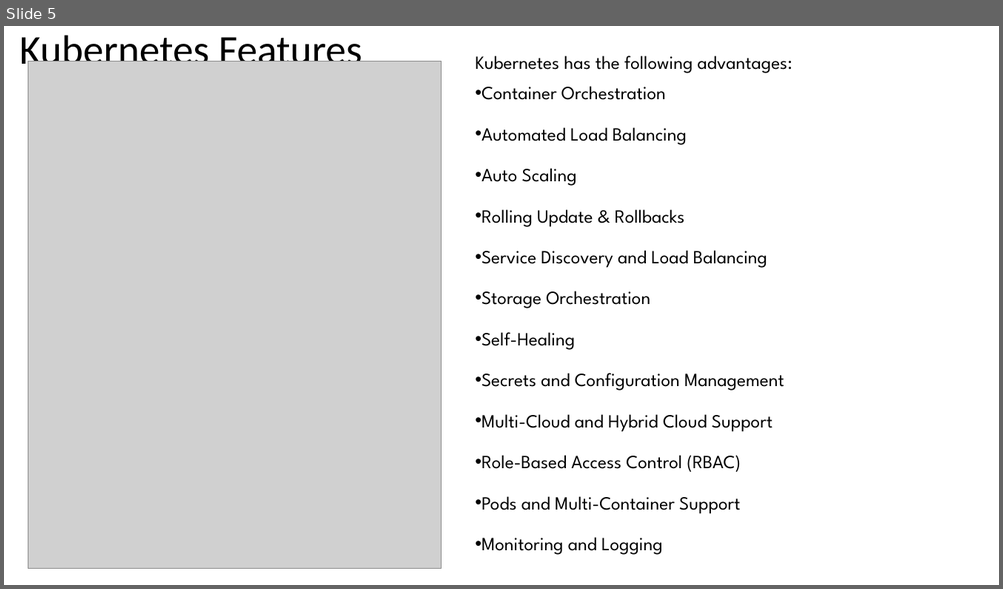
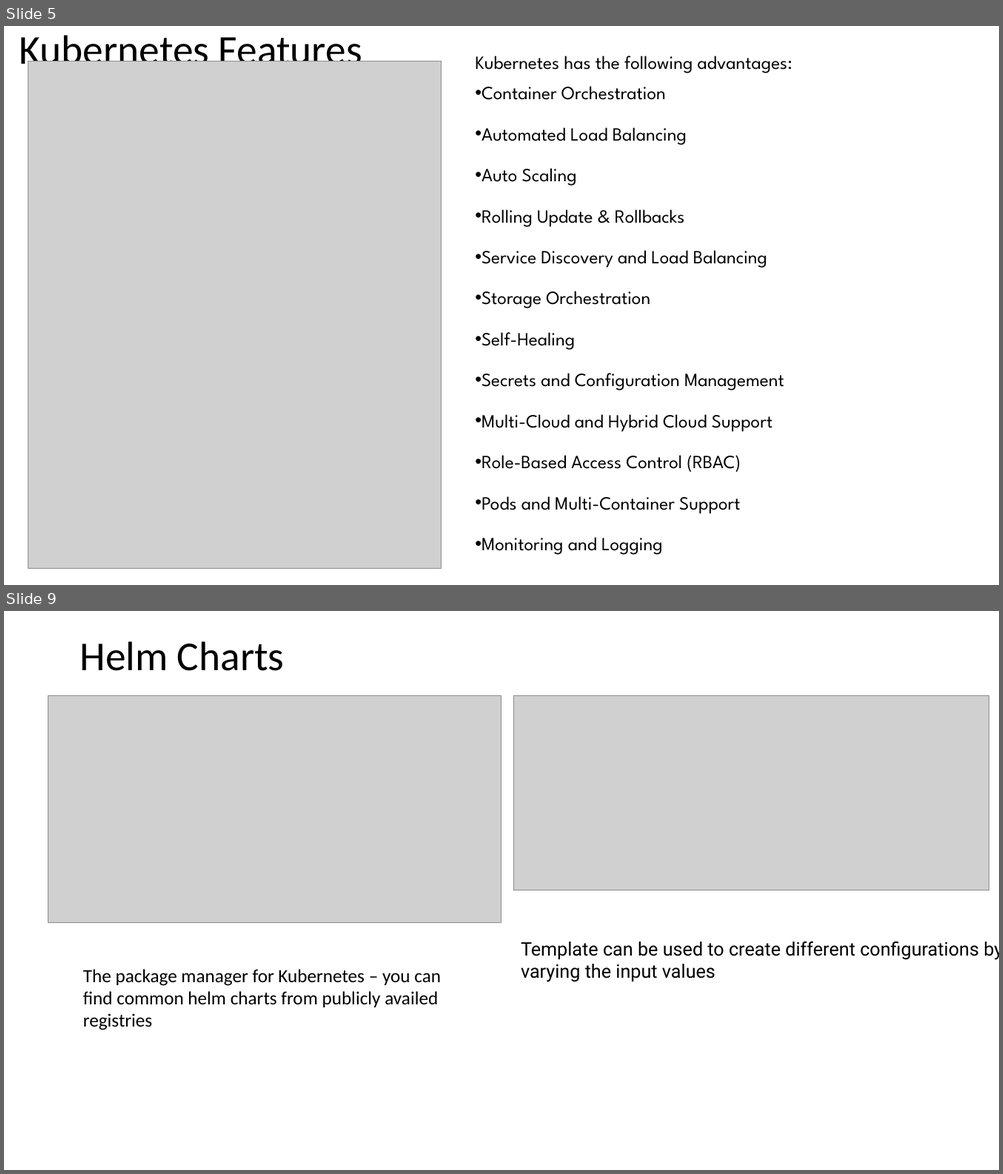
Before and after one commit to as6485/technology, a slide deck: Container Technologies.pptx. Shown one above the other, each under a label of ours: slide 5 before the commit, slides 5 and 9 after it; the slides between them are not shown. The pictures are 1003x589 and 1003x1174 pixels, drawn with LibreOffice and Linux fonts; fonts in the diff are those of the drawing; grey boxes stand for pictures. Boxes give left, top, right and bottom in pixels: in the first picture for what was removed or moved away, otherwise in the second. Text is boxed around its words. In the diff, an @@ line names an element or a change of style, - is before the commit and + after.

```diff
--- a/Container Technologies.pptx
+++ b/Container Technologies.pptx
@@ slide 9 added at <box>4,611,999,1170</box>, background #FFFFFF @@
@@ title added at <box>79,641,284,671</box>, 39.6 pt, text #000000 @@
+Helm Charts
@@ picture added at <box>48,695,502,922</box> @@
@@ picture added at <box>514,696,990,891</box> @@
@@ text added at <box>521,942,999,982</box>, 18 pt, text #000000 @@
+Template can be used to create different configurations by varying the input values
@@ text added at <box>83,969,441,1031</box>, 18 pt, text #000000 @@
+The package manager for Kubernetes – you can find common helm charts from publicly availed registries
```
Also in this commit, not shown: 1 slide changed, 2 other slides added, 7 other files.
